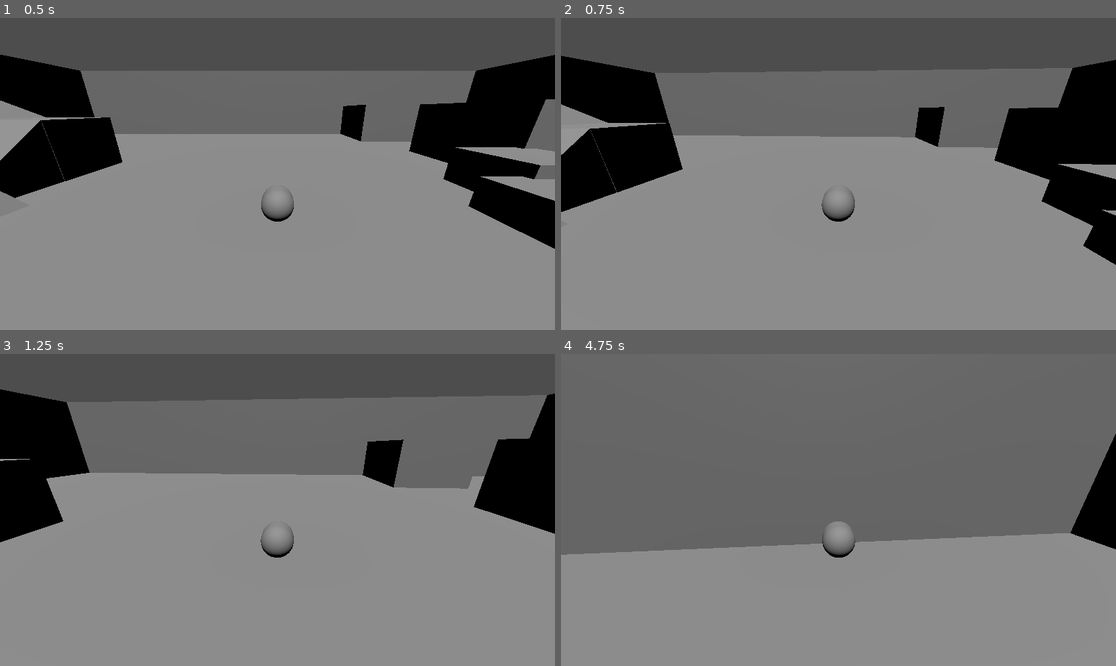
Above: before the commit, frames 1-4 (two rows, left to right).
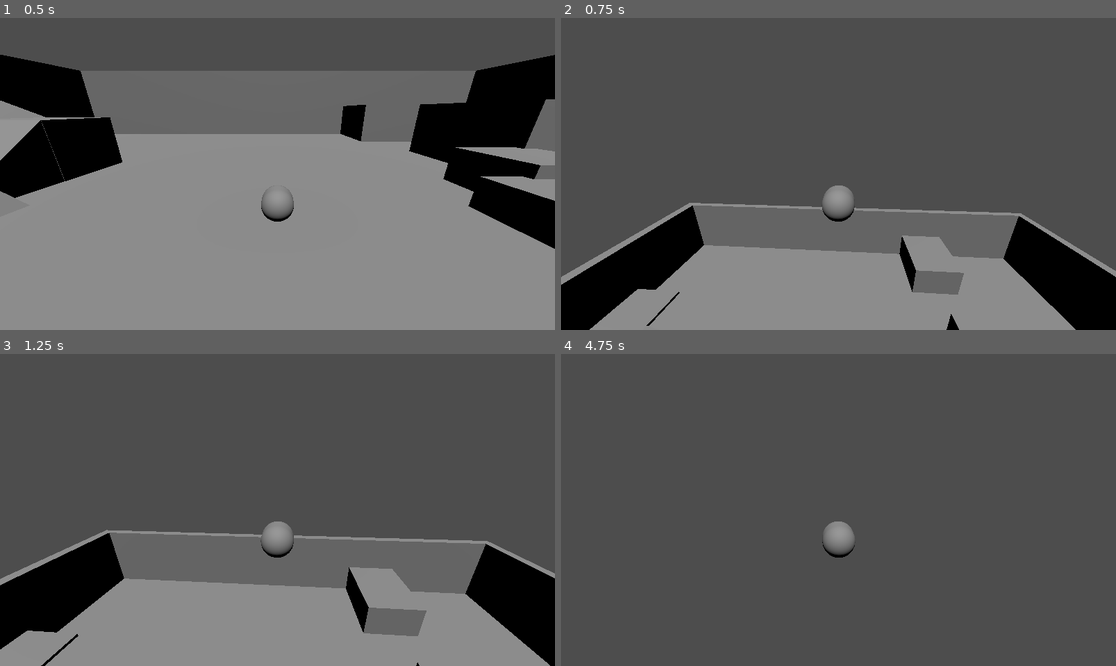
Above: after the commit, the same moments.

Repository: NoneApplicableGames/Project-Cryptid
Game: Godot game, scene res://Scenes/player_playground.tscn
The game is run twice, just before and just after one commit, with the same random seed, the same clock (stepped at 60 frames per second) and the same inputs.
Inputs (mouse positions are in pixels of both pictures, inside the frame that each line leads up to):
- Up to frame 1 (0.5 s): no input
- Up to frame 2 (0.75 s): tap Enter at 0.5 s; move the mouse to (866, 174) at 0.52 s; hold W (move_up) from 0.53 s (still down); tap Space (jump) at 0.6 s
- Up to frame 3 (1.25 s): keep holding W (move_up); tap Space (jump) at 0.77, 1.07 s
- Up to frame 4 (4.75 s): keep holding W (move_up); move the mouse to (810, 510) at 1.27 s; tap Down (camera_down) at 1.35 s; tap Space (jump) at 1.52, 1.55, 1.82, 2.3, 3.02, 3.05, 3.32, 3.77, 3.8, 4.07, 4.35, 4.52 s; move the mouse to (849, 503) at 2.02 s; tap Left (camera_left) at 2.1 s; move the mouse to (832, 516) at 2.77 s; tap Right (camera_right) at 2.85 s; move the mouse to (877, 513) at 3.52 s; tap Up (camera_up) at 3.6 s; move the mouse to (794, 506) at 4.27 s

Frame 1 is identical in both runs. In frame 2, 63% of the frame differs, in the area x 0-100%, y 12-100%; in frame 3, 61%; in frame 4, 74%, in the area x 0-100%, y 0-100%.

Commit message:
Updated PlayerCharacterController AutoDocs

Diff:
--- a/Scenes/player_sal.tscn
+++ b/Scenes/player_sal.tscn
@@ -12,6 +12,8 @@
 
 [node name="Player_Sal" type="CharacterBody3D"]
 script = ExtResource("1_yhlvm")
+jump_force = 2000.0
+mass = 10.0
 
 [node name="MeshInstance3D" type="MeshInstance3D" parent="."]
 transform = Transform3D(1, 0, 0, 0, -4.37114e-08, -1, 0, 1, -4.37114e-08, 0, 0, 0)
--- a/Scripts/Player_Character_Controller.gd
+++ b/Scripts/Player_Character_Controller.gd
@@ -6,21 +6,20 @@
 ##It governs everything in relation on player physics and input handling.
 
 
-#Export properties for anything we need to tune the value for.
+##Export properties for anything we need to tune the value for.
 
 @export_category("Movement Properties")
-@export var acceleration : float
-@export var max_speed : float = 10.0
-@export var friction : float
+@export var max_speed : float = 10.0 ## Max speed the player can achive horrizontally.
+@export var acceleration : float ## The force applied to the player as they accelerate along the ground.
+@export var friction : float ## The force applied to the player as they come to a stop.
 
 @export_category("Jump Properties")
-@export var jump_force : float = 100.0
+@export var jump_force : float = 100.0 ##The force applied to the player when they initally jump.
 
 @export_category("Falling Properties")
-@export var weight : float = 1.0
+@export var mass : float = 1.0 ## The mass of the player character.
+const GRAVIY := 1.0 * Vector3.DOWN ##The force of gravity
 
-
-@onready var camera_arm: Node3D = %CameraArm
 
 func _physics_process(delta: float) -> void:
 	##Player movement physics
@@ -40,12 +39,11 @@
 		self.velocity = Vector3.ZERO
 
 
-	const GRAVITY := Vector3.DOWN * 600.0
 
 	if is_on_floor() && Input.is_action_just_pressed("jump"):
-		self.velocity.y = jump_force
+		self.velocity.y += jump_force
 
 	if !is_on_floor():
-		self.velocity += GRAVITY * delta
+		self.velocity += GRAVIY * mass
 
 	move_and_slide()
